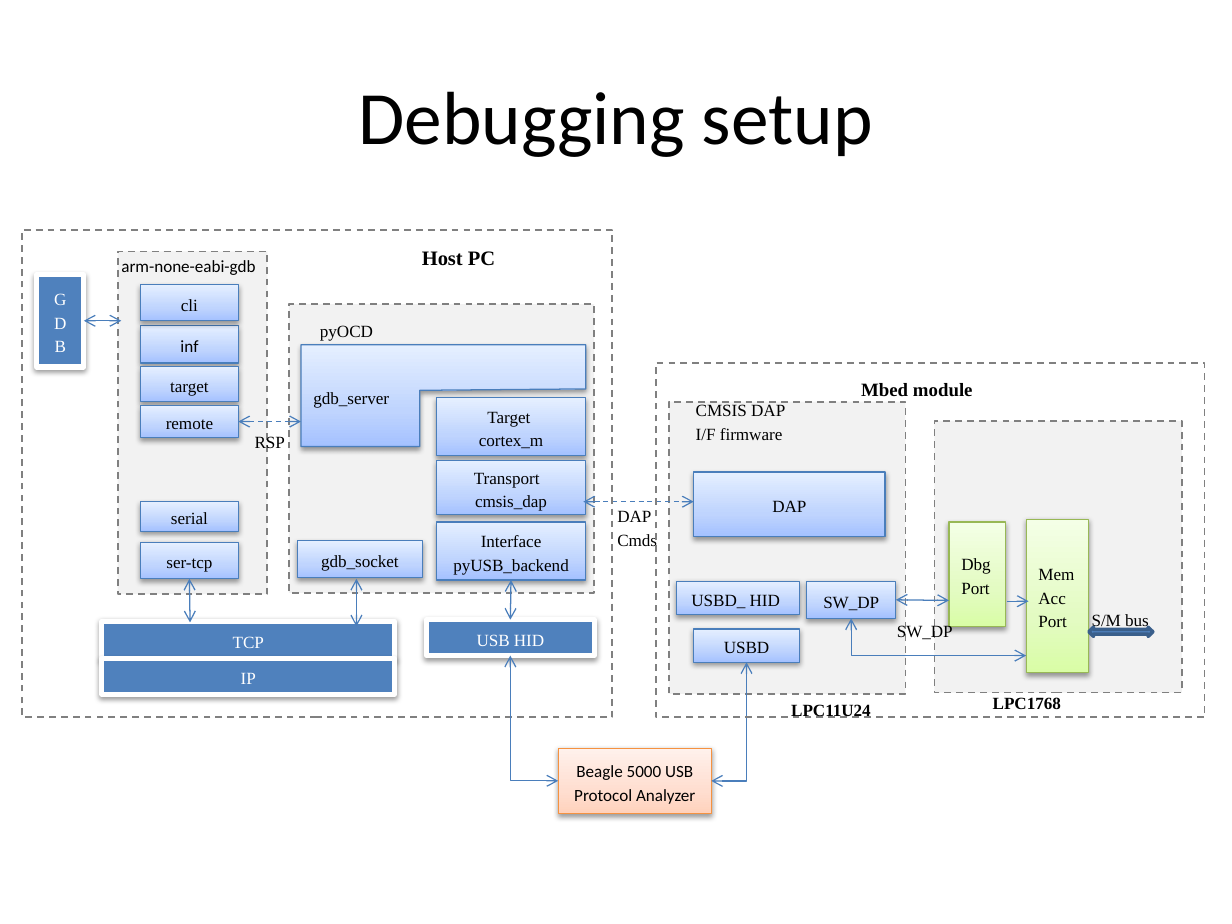
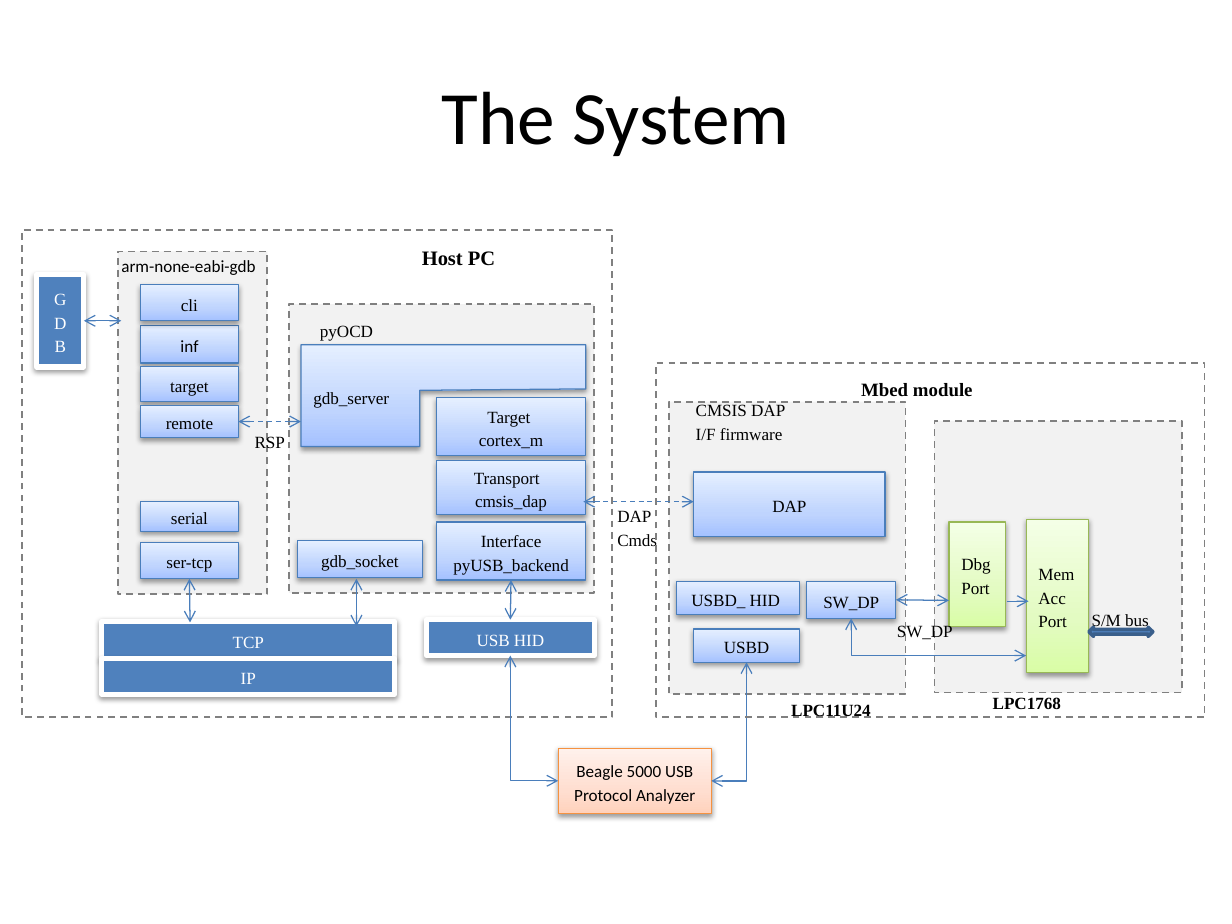
Before and after one commit to kripa15/EmbFW_HW, a slide deck: slide 3 of ThesisReport/StepCommand_ReportPresentation.pptx (slide 2 before the commit). Drawn at 1232x924 pixels with LibreOffice and Linux fonts; fonts in the diff are those of the drawing. Boxes give left, top, right and bottom in pixels: in the first picture for what was removed or moved away, otherwise in the second. Text is boxed around its words. In the diff, an @@ line names an element or a change of style, - is before the commit and + after.

```diff
--- a/ThesisReport/StepCommand_ReportPresentation.pptx
+++ b/ThesisReport/StepCommand_ReportPresentation.pptx
@@ text at [442,91,790,156]: text changed @@
-Debugging setup
+The System
```
Also in this commit, not shown: 3 slides added.
